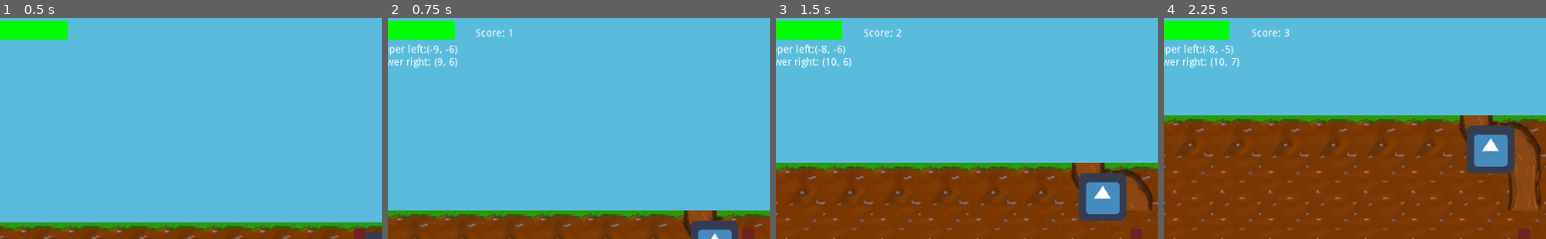
Above: before the commit, frames 1-4 (left to right).
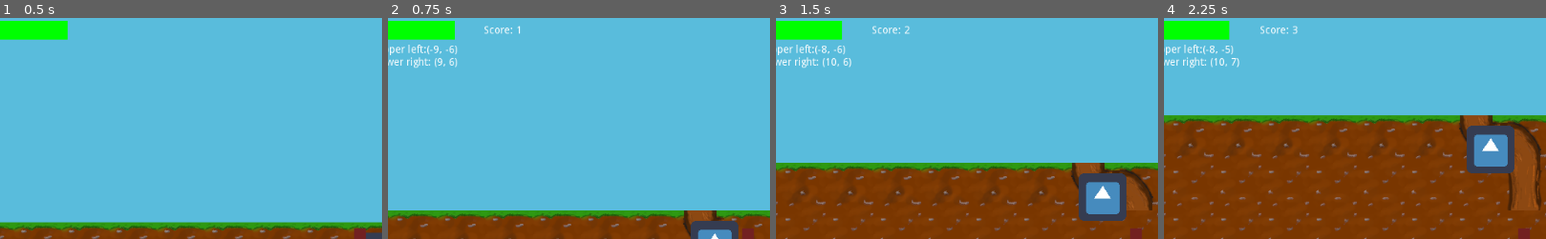
Above: after the commit, the same moments.

Repository: Sushperson/Tree-Simulator-2023
Game: Godot game, scene res://Scenes/World.tscn
The game is run twice, just before and just after one commit, with the same random seed, the same clock (stepped at 60 frames per second) and the same inputs. The engine's default icon, where the game draws it, is replaced by a stand-in: a white triangle on a blue panel in a dark square.
Inputs:
- Up to frame 1 (0.5 s): no input
- Up to frame 2 (0.75 s): tap Enter at 0.5 s; hold D (right) from 0.53 s (still down); hold E (confirm) from 0.53 s (still down)
- Up to frame 3 (1.5 s): release D (right) at 1.28 s; release E (confirm) at 1.28 s; hold S (down) from 1.28 s (still down); tap E (confirm) at 1.35 s
- Up to frame 4 (2.25 s): tap E (confirm) at 2 s; release S (down) at 2.03 s; hold D (right) from 2.03 s (still down); hold E (confirm) from 2.03 s (still down)
The pictures show only the part of the screen within x 3-53%, y 1-51%; the shares and areas given below are measured in that part.

Frame 1 is identical in both runs. In frame 2, 0.3% of the frame differs, in the area x 23-35%, y 3-9%; in frame 3, 0.3%; in frame 4, 0.3%.

Commit message:
Adjusted score location

Diff:
--- a/Tree_sim/Scenes/World.tscn
+++ b/Tree_sim/Scenes/World.tscn
@@ -215,10 +215,10 @@
 script = ExtResource( 19 )
 
 [node name="Score" type="Label" parent="HUD"]
-margin_left = 147.0
-margin_top = 23.0
-margin_right = 187.0
-margin_bottom = 37.0
+margin_left = 158.0
+margin_top = 19.0
+margin_right = 198.0
+margin_bottom = 33.0
 
 [node name="HpBar" type="Label" parent="HUD"]
 margin_left = 22.0
